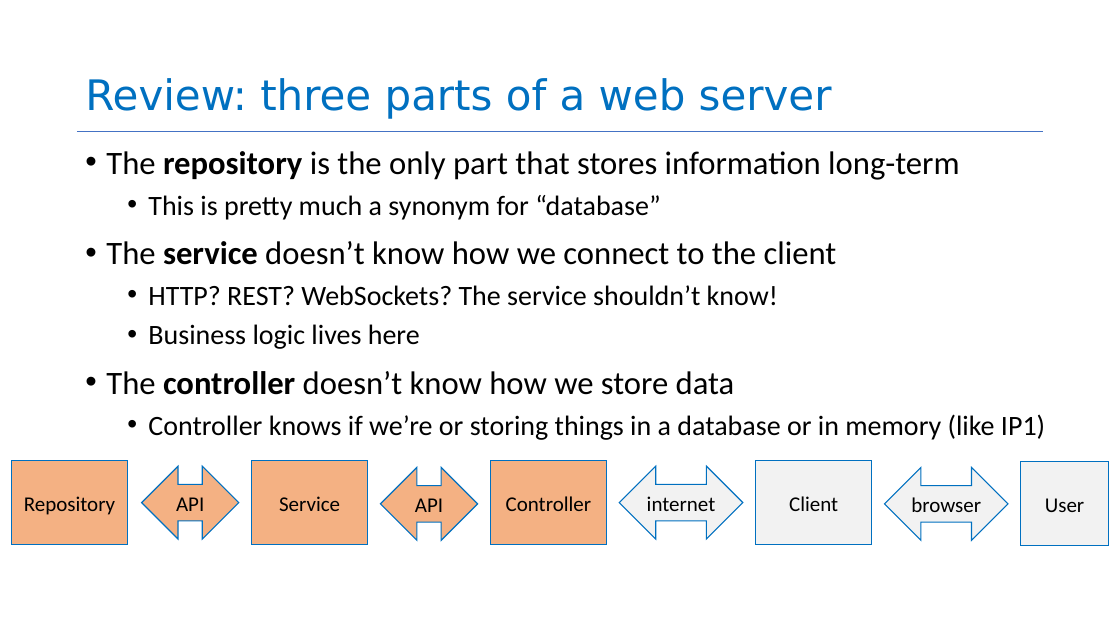
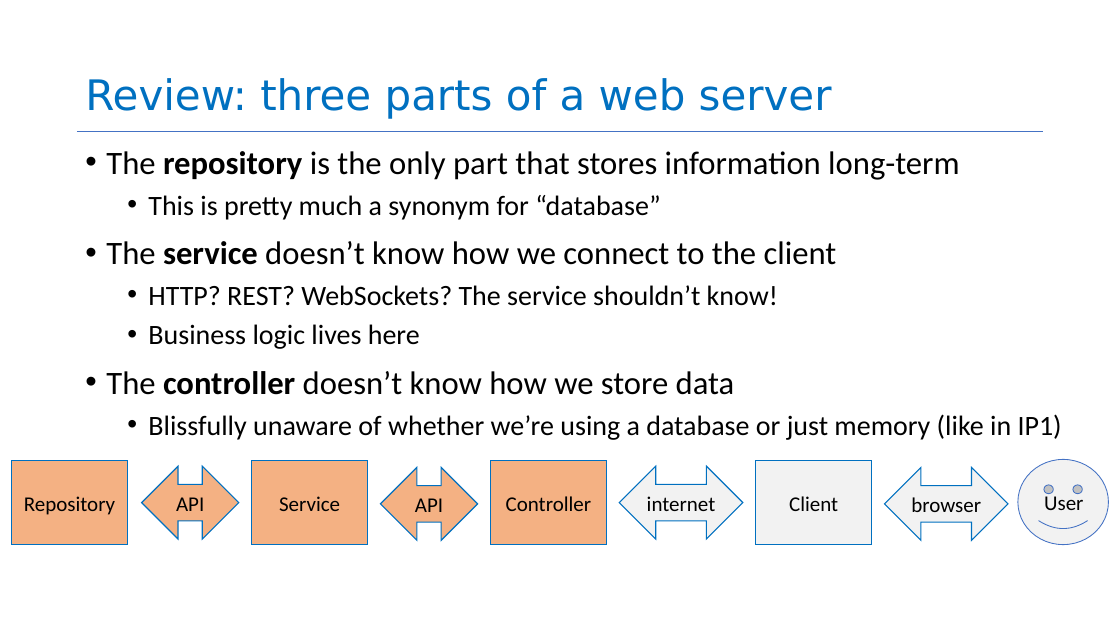
Before and after one commit to neu-se/CS4530-Spring-2026, a slide deck: slide 22 of Slides/Module 04 Web Applications.pptx. Drawn at 1120x630 pixels with LibreOffice and Linux fonts; fonts in the diff are those of the drawing. Boxes give left, top, right and bottom in pixels: in the first picture for what was removed or moved away, otherwise in the second. Text is boxed around its words. In the diff, an @@ line names an element or a change of style, - is before the commit and + after.

Commit message:
push-to-main changes to module 4: fix controller subbullet and remove mystery image

```diff
--- a/Slides/Module 04 Web Applications.pptx
+++ b/Slides/Module 04 Web Applications.pptx
@@ text at [148, 414, 1062, 440]: text changed @@
-  • Controller knows if we’re or storing things in a database or in memory (like IP1)
+  • Blissfully unaware of whether we’re using a database or just memory (like in IP1)
@@ smiley face "User" at [1018, 460, 1109, 544]: alignment centre to left; rectangle to smiley face; outline #0070C0 1 pt to #4472C4 0.75 pt @@
```
Also in this commit, not shown: 6 other slides changed, 1 other file.
